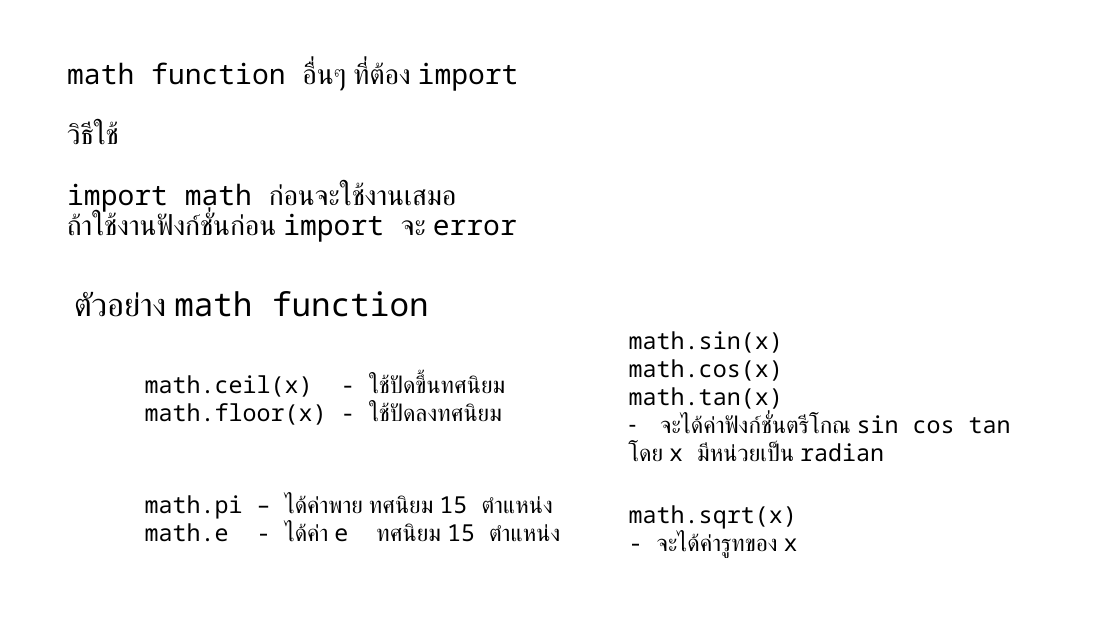
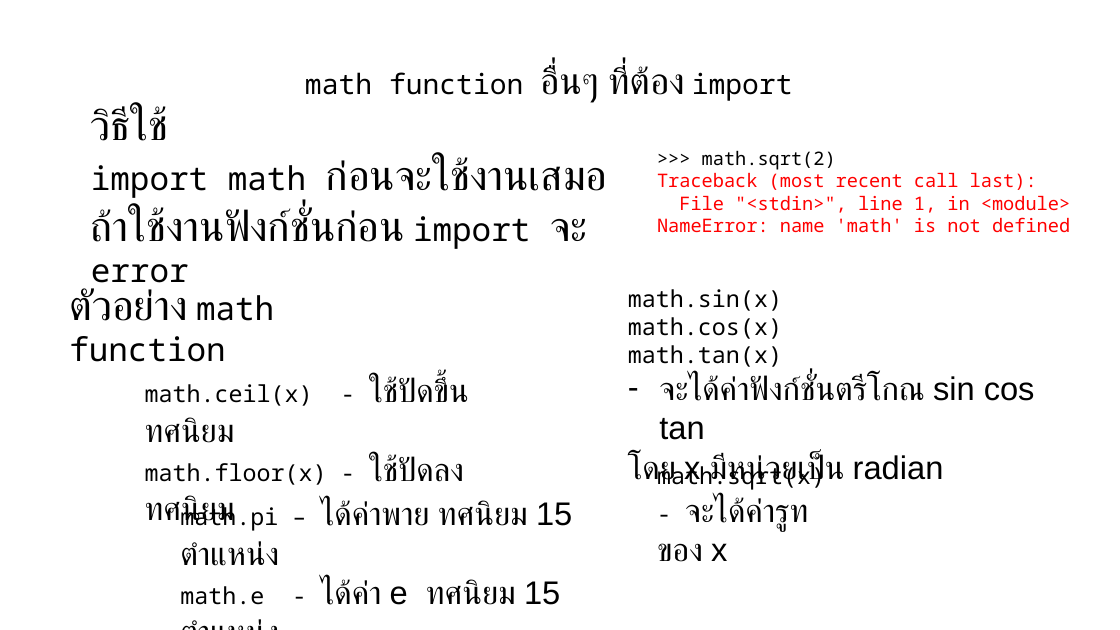
Before and after one commit to Vjumpkung/LetMeTiredPython, a slide deck: slide 21 of slide.pptx (slide 17 before the commit). Drawn at 1120x630 pixels with LibreOffice and Linux fonts; fonts in the diff are those of the drawing; background and template pictures are left out. Boxes give left, top, right and bottom in pixels: in the first picture for what was removed or moved away, otherwise in the second. Text is boxed around its words. In the diff, an @@ line names an element or a change of style, - is before the commit and + after.

Commit message:
Update Slide

```diff
--- a/slide.pptx
+++ b/slide.pptx
@@ title at box(305, 65, 793, 103): text changed @@
-math function อื่นๆ ที่ต้อง import
-วิธีใช้
-import math ก่อนจะใช้งานเสมอ
-ถ้าใช้งานฟังก์ชั่นก่อน import จะ error
+math function อื่นๆ ที่ต้อง import
@@ text added at box(91, 108, 608, 249), 36 pt, text #000000 @@
+วิธีใช้
+import math ก่อนจะใช้งานเสมอ
+ถ้าใช้งานฟังก์ชั่นก่อน import จะ error
@@ text added at box(657, 150, 1070, 233), 16 pt, text #FF0000 @@
+>>> math.sqrt(2)
+Traceback (most recent call last):
+File "<stdin>", line 1, in <module>
+NameError: name 'math' is not defined
@@ text "ตัวอย่าง math function" at box(69, 288, 274, 362): size 28 to 36 pt, font Noto Sans Mono to Arial in "ตัวอย่าง" @@
@@ text "math.sin(x)": place and size @@
-text "math.sin(x)" at box(629, 331, 1011, 462)
+text "math.sin(x)" at box(628, 289, 1035, 488)
@@ text "math.ceil(x) - ใช้ปัดขึ้นทศนิยม" at box(145, 376, 468, 526): size 20 to 28 pt, font Noto Sans Mono to Arial in "ใช้ปัดขึ้นทศนิยม", "ใช้ปัดลงทศนิยม" @@
@@ text at box(628, 374, 1035, 488): size 20 to 28 pt, font Noto Sans Mono to Arial in "จะได้ค่าฟังก์ชั่นตรีโกณ sin cos tan", "โดย x มีหน่วยเป็น radian" @@
@@ text "math.sqrt(x)": place and size @@
-text "math.sqrt(x)" at box(629, 505, 798, 558)
+text "math.sqrt(x)" at box(657, 463, 825, 561)
@@ text "math.pi – ได้ค่าพาย ทศนิยม 15 ...": place and size @@
-text "math.pi – ได้ค่าพาย ทศนิยม 15 ..." at box(145, 495, 560, 542)
+text "math.pi – ได้ค่าพาย ทศนิยม 15 ..." at box(180, 499, 572, 605)
@@ text "math.pi – ได้ค่าพาย ทศนิยม 15 ..." at box(180, 499, 572, 605): size 20 to 28 pt, font Noto Sans Mono to Arial in "ได้ค่าพาย ทศนิยม 15 ตำแหน่ง", "ได้ค่า e ทศนิยม 15 ตำแหน่ง" @@
@@ text at box(685, 496, 808, 561): size 20 to 28 pt, font Noto Sans Mono to Arial in "จะได้ค่ารูทของ x" @@
```
Also in this commit, not shown: 16 other slides changed, 5 slides added.
